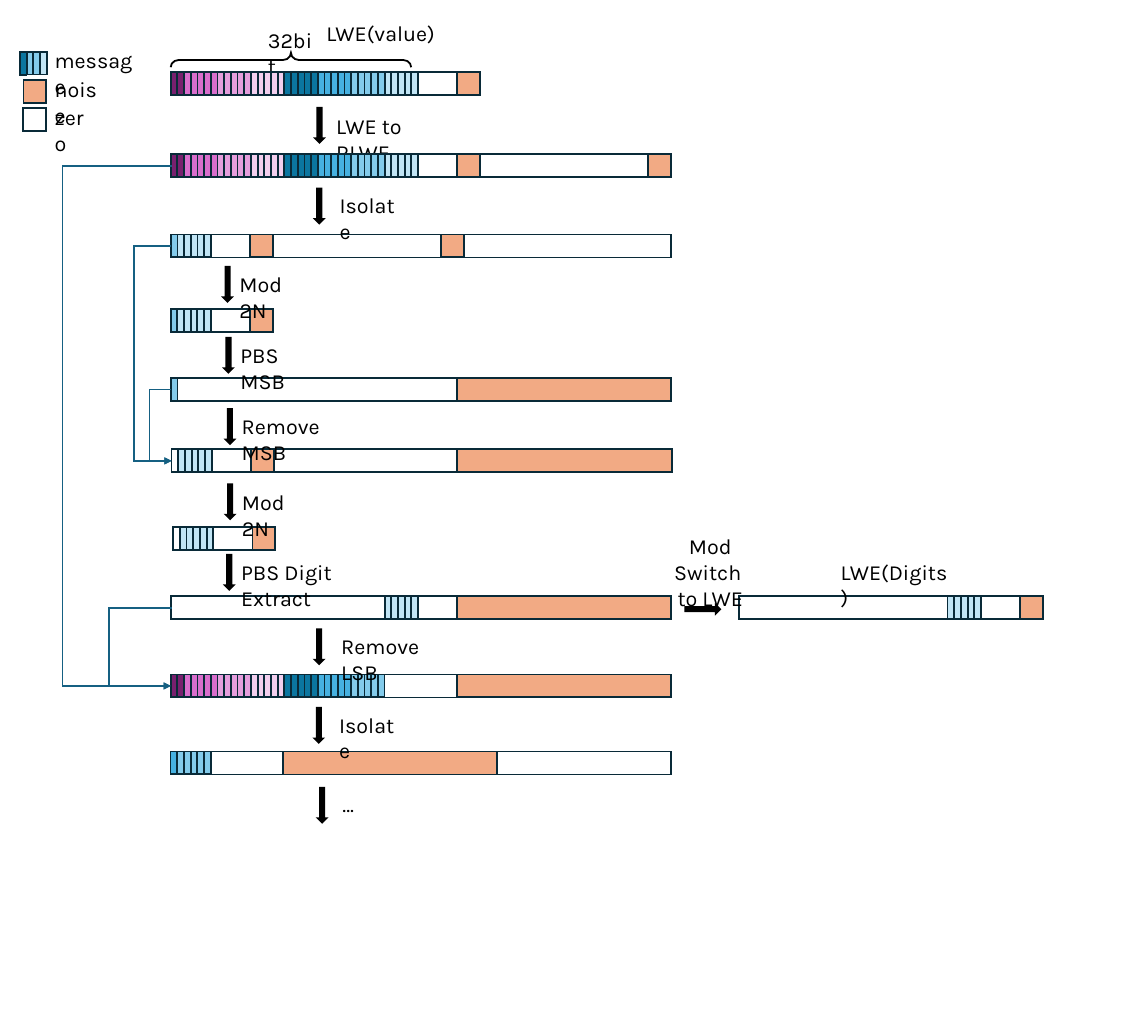
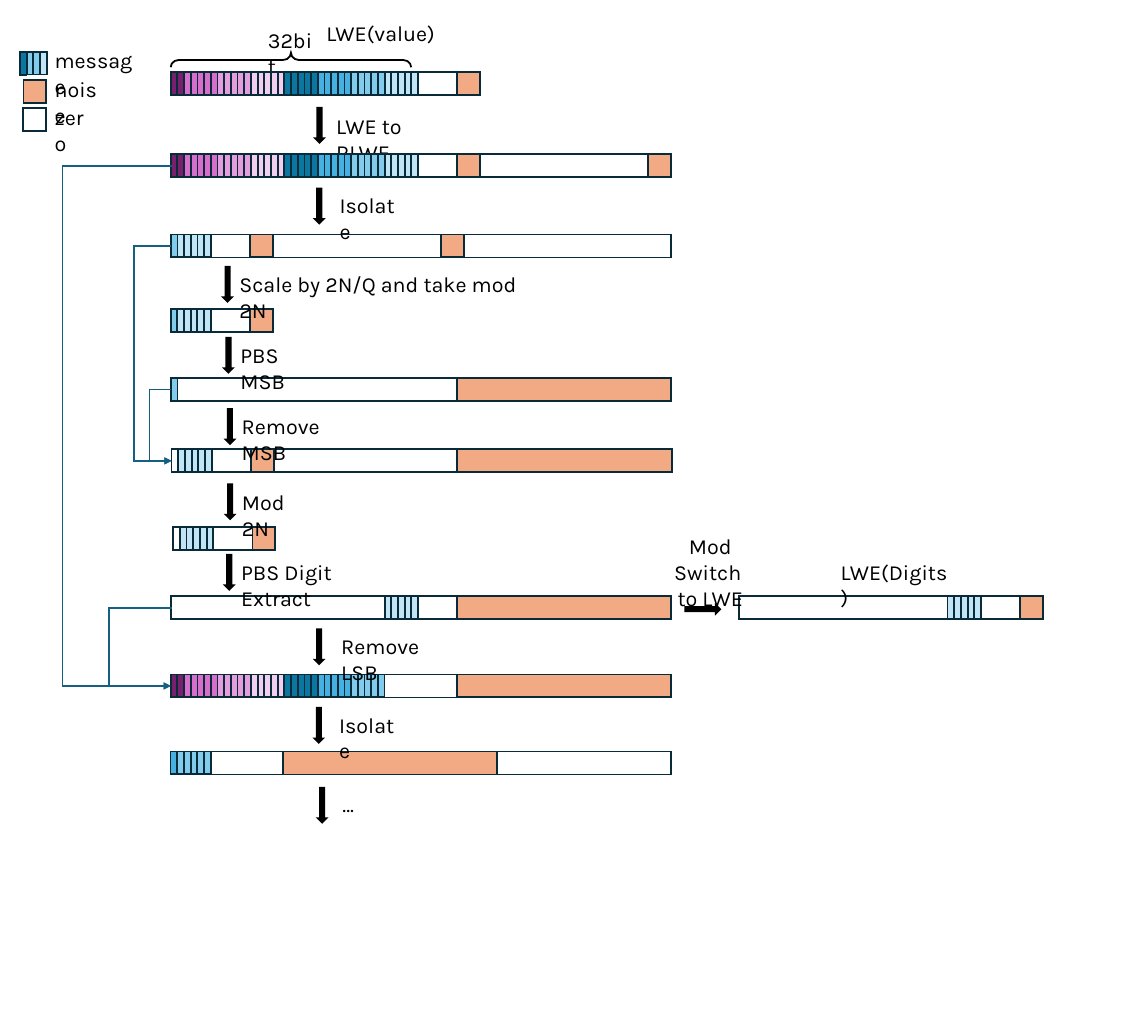
Before and after one commit to phantomzone-org/phantom, a slide deck: slide 1 of rust/fhe-vm/doc/Decompose.pptx. Drawn at 1148x1017 pixels with LibreOffice and Linux fonts; fonts in the diff are those of the drawing. Boxes give left, top, right and bottom in pixels: in the first picture for what was removed or moved away, otherwise in the second. Text is boxed around its words. In the diff, an @@ line names an element or a change of style, - is before the commit and + after.

```diff
--- a/rust/fhe-vm/doc/Decompose.pptx
+++ b/rust/fhe-vm/doc/Decompose.pptx
@@ text at (239, 276, 517, 324): text changed @@
-Mod 2N
+Scale by 2N/Q and take mod 2N
```
Also in this commit, not shown: 11 other files.
